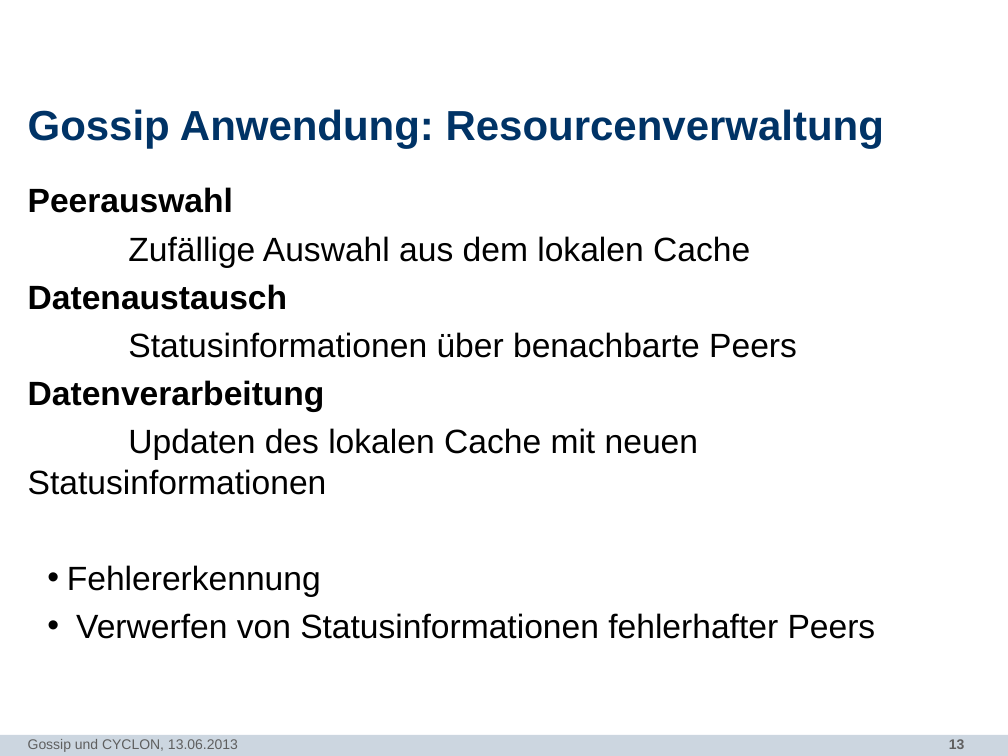
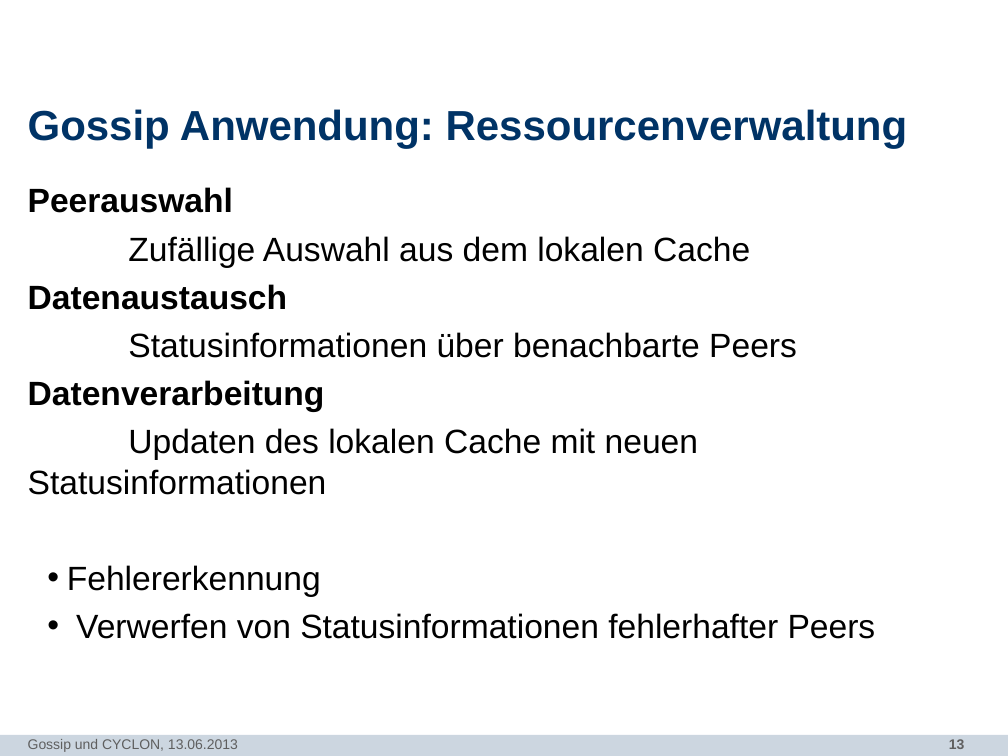
Before and after one commit to N8Fear/DistributedSystems, a slide deck: slide 13 of Vortrag/[MASTER] Präsentation.pptx. Drawn at 1008x756 pixels with LibreOffice and Linux fonts; fonts in the diff are those of the drawing; background and template pictures are left out. Boxes give left, top, right and bottom in pixels: in the first picture for what was removed or moved away, otherwise in the second. Text is boxed around its words. In the diff, an @@ line names an element or a change of style, - is before the commit and + after.

```diff
--- a/Vortrag/[MASTER] Präsentation.pptx
+++ b/Vortrag/[MASTER] Präsentation.pptx
@@ title at (28, 109, 908, 149): text changed @@
-Gossip Anwendung: Resourcenverwaltung
+Gossip Anwendung: Ressourcenverwaltung
```
Also in this commit, not shown: 4 other slides changed, 1 other file.
